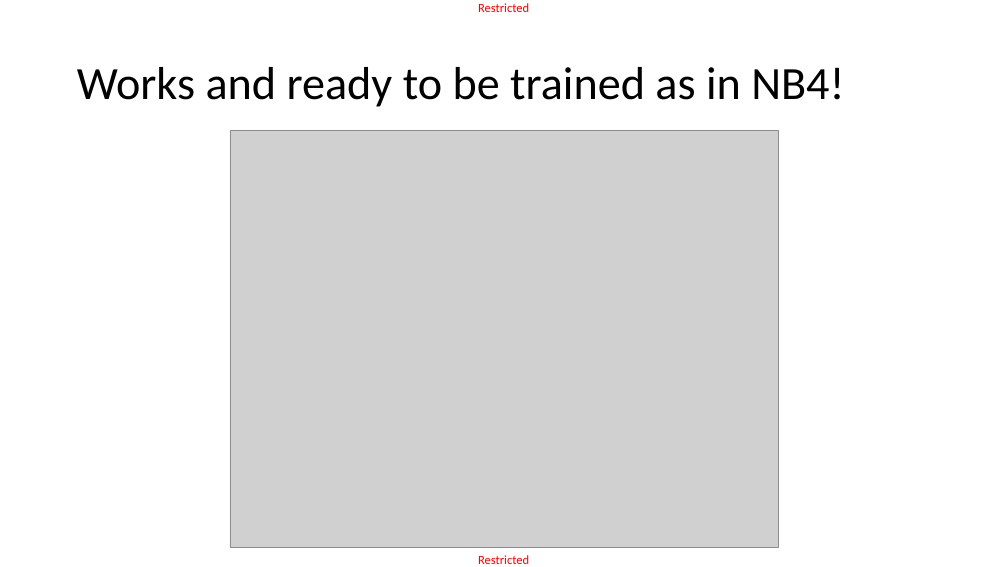
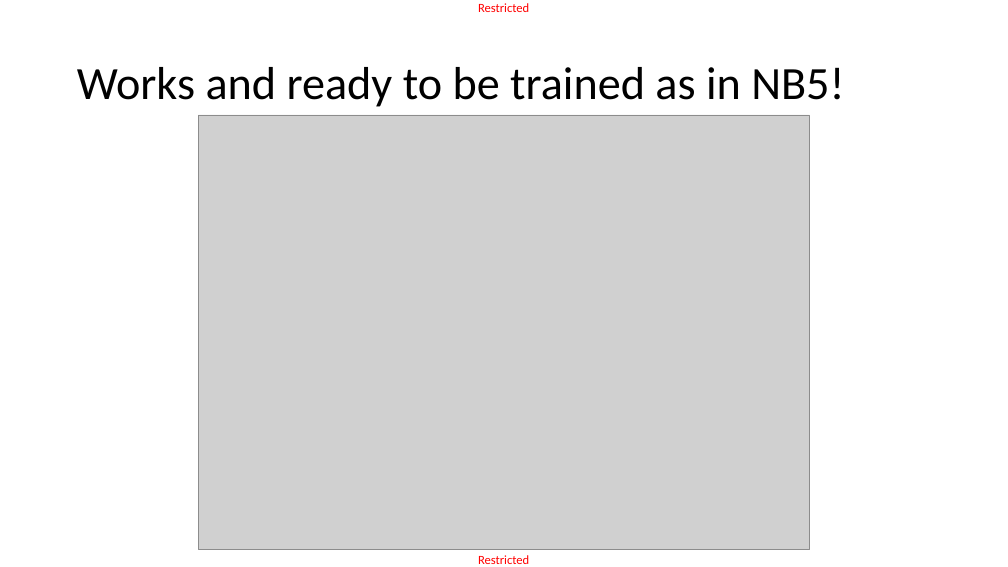
Before and after one commit to matthieudemari/SUTD_DL_50_039, a slide deck: slide 44 of W6/2. W6S2 final/W6S2.pptx (slide 42 before the commit). Drawn at 1008x567 pixels with LibreOffice and Linux fonts; fonts in the diff are those of the drawing; grey boxes stand for pictures. Boxes give left, top, right and bottom in pixels: in the first picture for what was removed or moved away, otherwise in the second. Text is boxed around its words. In the diff, an @@ line names an element or a change of style, - is before the commit and + after.

```diff
--- a/W6/2. W6S2 final/W6S2.pptx
+++ b/W6/2. W6S2 final/W6S2.pptx
@@ title at bbox=[77, 67, 844, 107]: text changed @@
-Works and ready to be trained as in NB4!
+Works and ready to be trained as in NB5!
@@ picture: place and size @@
-picture at bbox=[230, 131, 778, 547]
+picture at bbox=[199, 115, 810, 550]
```
Also in this commit, not shown: 8 other slides changed, 2 slides added, 26 slides removed, 13 other files.
